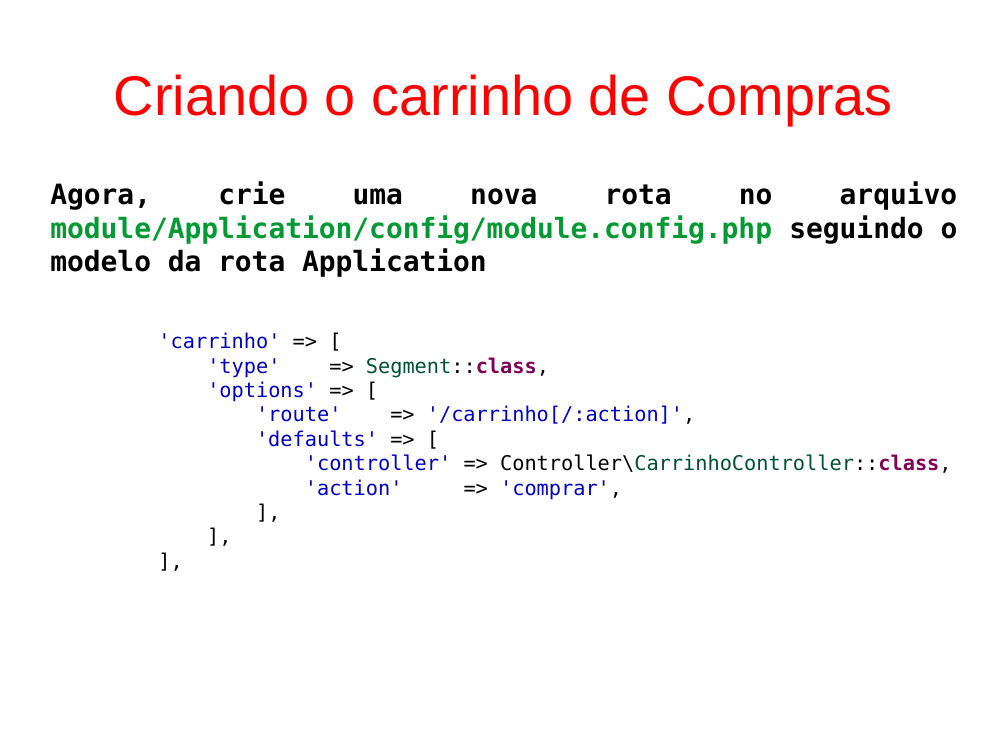
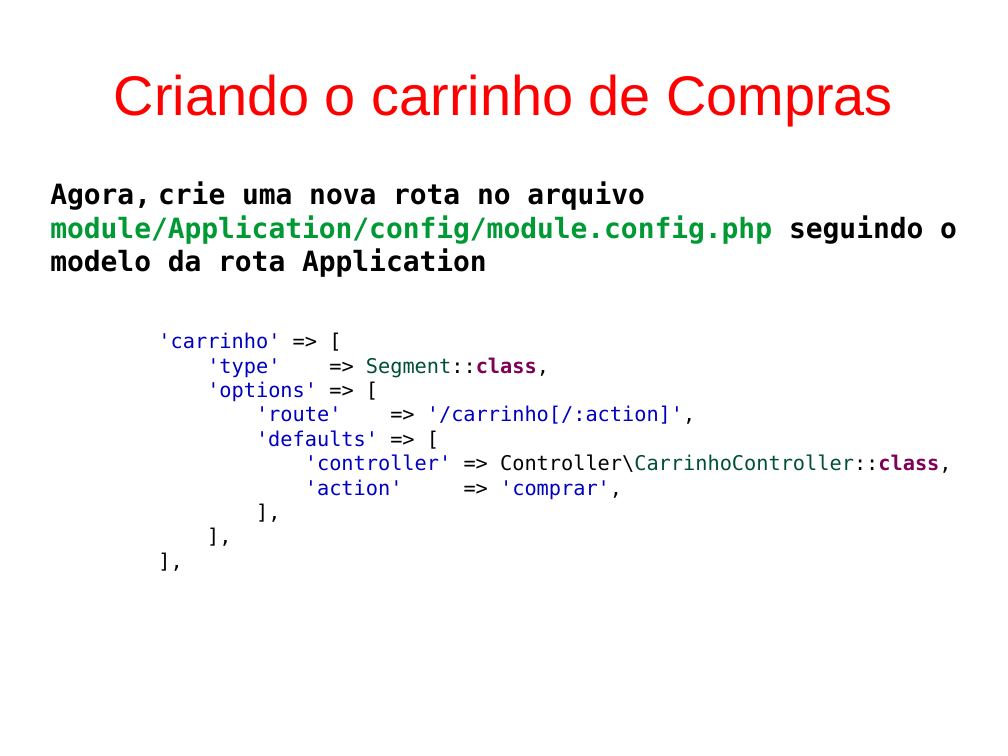
Before and after one commit to fgsl/lojasacme, a slide deck: slide 88 of docs/tutorial.odp. Drawn at 1008x756 pixels with LibreOffice and Linux fonts; fonts in the diff are those of the drawing. Boxes give left, top, right and bottom in pixels: in the first picture for what was removed or moved away, otherwise in the second. Text is boxed around its words. In the diff, an @@ line names an element or a change of style, - is before the commit and + after.

```diff
--- a/docs/tutorial.odp
+++ b/docs/tutorial.odp
@@ text "Agora, crie uma nova rota ..." at (x1=50, y1=182, x2=957, y2=277): alignment justified to left @@
```
Also in this commit, not shown: 1 other slide changed, 1 other file.
